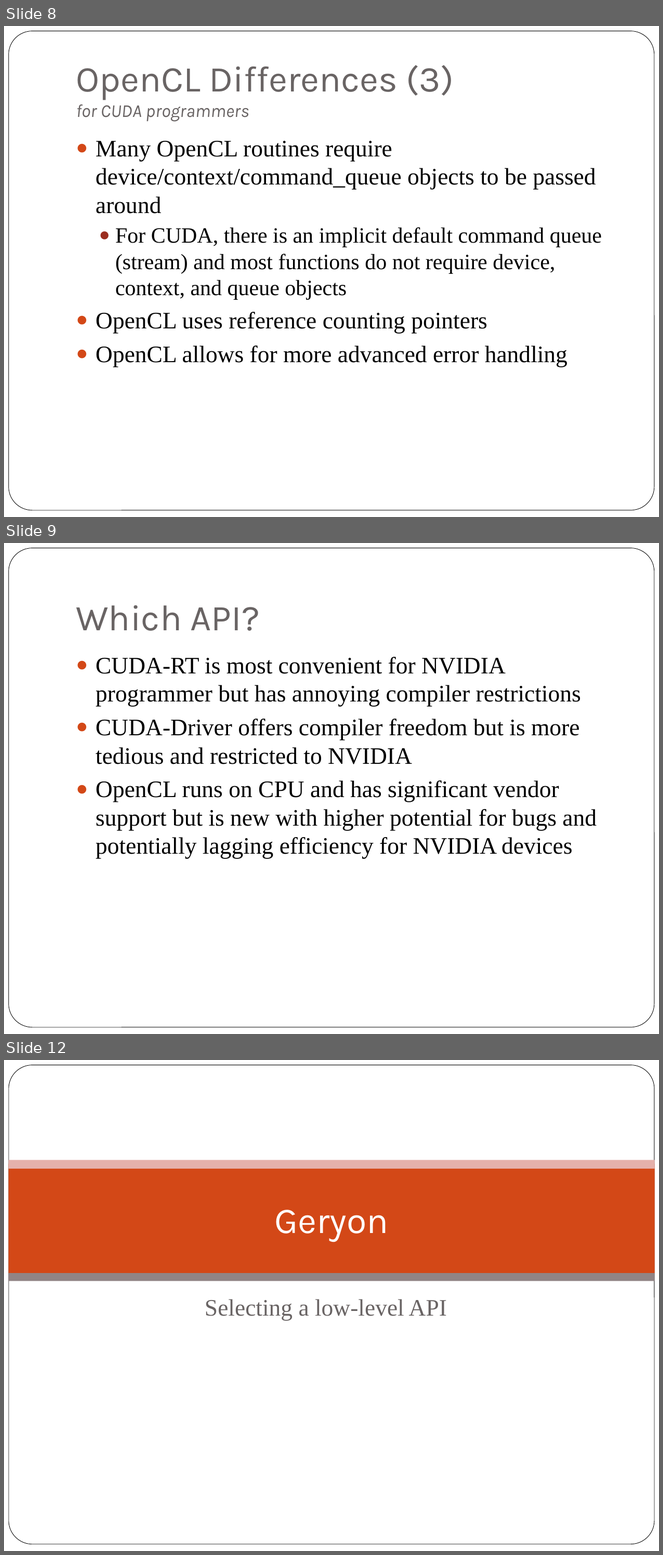
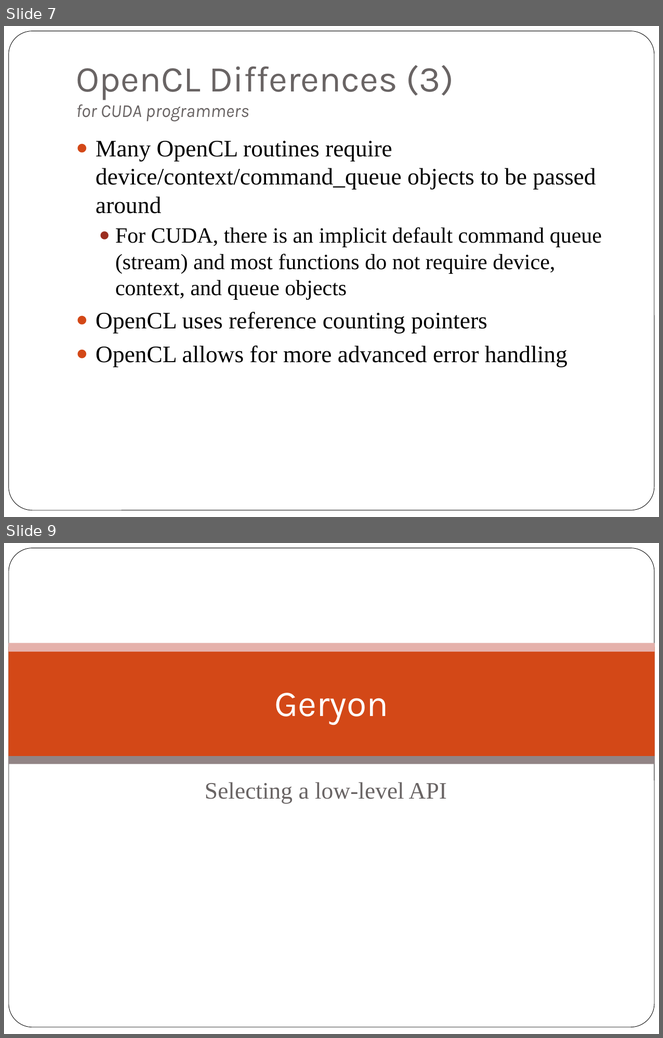
Before and after one commit to scicomp/geryon, a slide deck: geryon.pptx. Shown one above the other, each under a label of ours: slides 8, 9 and 12 before the commit, slides 7 and 9 after it; the slides between them are not shown. The pictures are 663x1555 and 663x1038 pixels, drawn with LibreOffice and Linux fonts; fonts in the diff are those of the drawing; background and template pictures are left out. Boxes give left, top, right and bottom in pixels: in the first picture for what was removed or moved away, otherwise in the second. Text is boxed around its words. In the diff, an @@ line names an element or a change of style, - is before the commit and + after.

```diff
--- a/geryon.pptx
+++ b/geryon.pptx
@@ slide 9 removed at (4, 543, 659, 1034), background #FFFFFF; not listed: 1 template element that a slide beside it also shows @@
@@ title removed at (76, 605, 260, 631) @@
-Which API?
@@ text removed at (96, 657, 597, 859) @@
-● CUDA-RT is most convenient for NVIDIA programmer but has annoying compiler restrictions
-● CUDA-Driver offers compiler freedom but is more tedious and restricted to NVIDIA
-● OpenCL runs on CPU and has significant vendor support but is new with higher potential for bugs and potentially lagging efficiency for NVIDIA devices
@@ what was slide 8 is now slide 7 @@
@@ what was slide 12 is now slide 9 @@
```
Also in this commit, not shown: 5 slides changed, 2 other slides removed, 6 other files.
